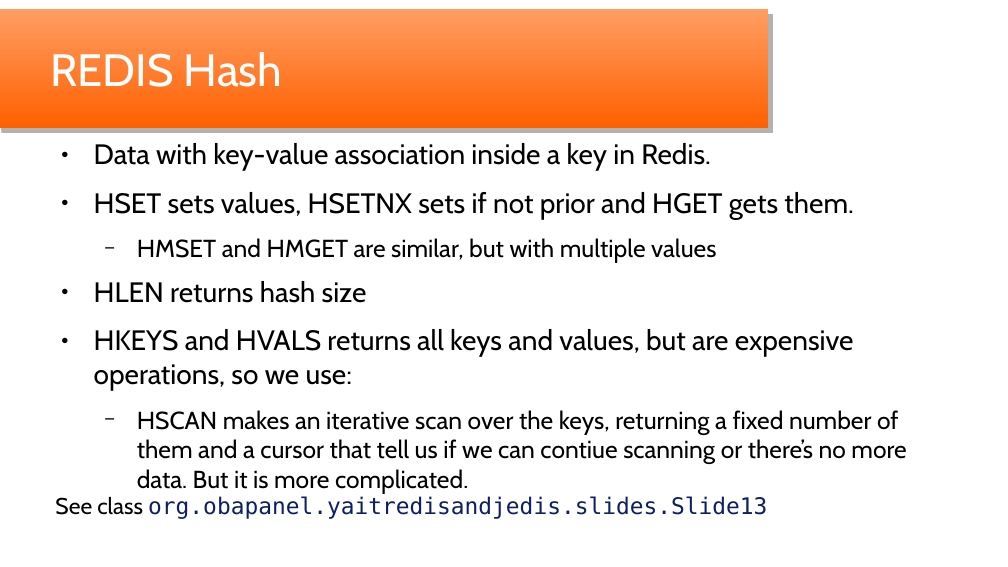
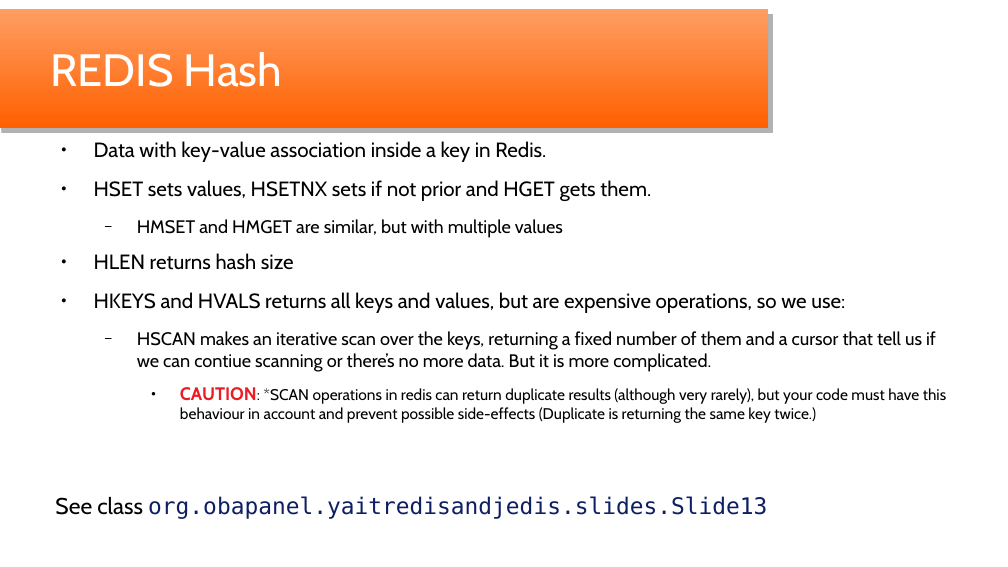
Before and after one commit to oscar-besga-panel/YaitRedisAndJedis, a slide deck: slide 13 of YaitRedisJedis_en.odp. Drawn at 1008x567 pixels with LibreOffice and Linux fonts; fonts in the diff are those of the drawing; background and template pictures are left out. Boxes give left, top, right and bottom in pixels: in the first picture for what was removed or moved away, otherwise in the second. Text is boxed around its words. In the diff, an @@ line names an element or a change of style, - is before the commit and + after.

Commit message:
Complete for version 1.2
Scan operations can retunr duplicates: noted on presentations and code

```diff
--- a/YaitRedisJedis_en.odp
+++ b/YaitRedisJedis_en.odp
@@ text at (94, 141, 936, 372): size 22.1 to 16.2 pt in "Data with key-value association inside a key ...", "HSET sets values, HSETNX sets if not ...", "HLEN returns hash size", "HKEYS and HVALS returns all keys and ..."; size 19.4 to 14.2 pt in "HMSET and HMGET are similar, but with ...", "HSCAN makes an iterative scan over the ..." @@
@@ text at (180, 387, 946, 423): paragraph added @@
+    ● CAUTION: *SCAN operations in redis can return duplicate results (although very rarely), but your code must have this behaviour in account and prevent possible side-effects (Duplicate is returning the same key twice.)
```
Also in this commit, not shown: 1 other slide changed, 5 other files.
